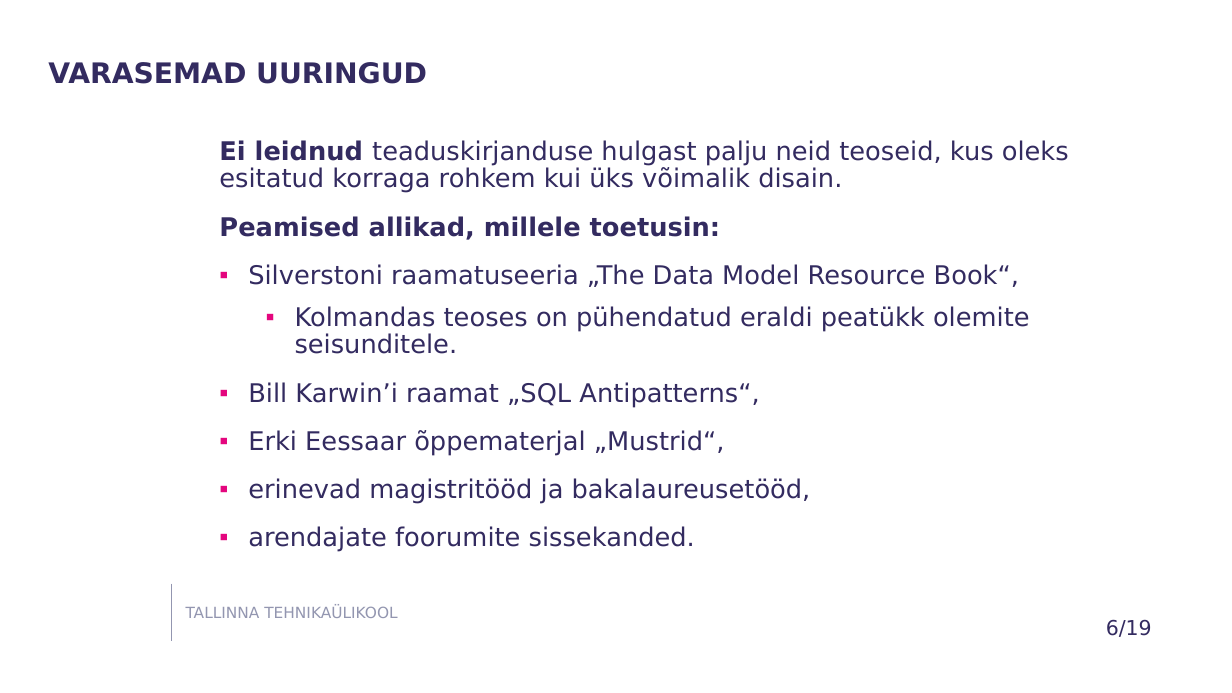
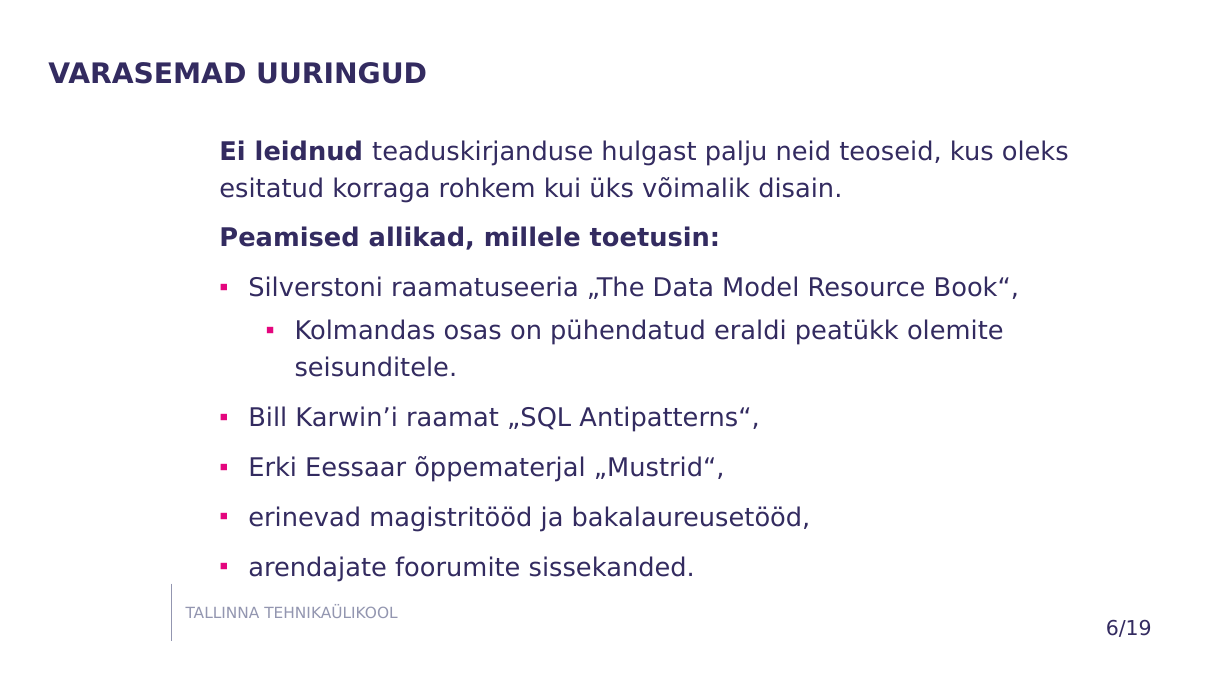
Before and after one commit to susannapeek1/SEISUNDITE-ESITAMINE-SQL-ANDMEBAASIDES, a slide deck: slide 6 of Ettekanne/Esitlus_Infosüsteemi_põhiolemite_seisundite_esitamine_SQL-Andmebaasides_Susanna_Peek.pptx. Drawn at 1232x693 pixels with LibreOffice and Linux fonts; fonts in the diff are those of the drawing; background and template pictures are left out. Boxes give left, top, right and bottom in pixels: in the first picture for what was removed or moved away, otherwise in the second. Text is boxed around its words. In the diff, an @@ line names an element or a change of style, - is before the commit and + after.

```diff
--- a/Ettekanne/Esitlus_Infosüsteemi_põhiolemite_seisundite_esitamine_SQL-Andmebaasides_Susanna_Peek.pptx
+++ b/Ettekanne/Esitlus_Infosüsteemi_põhiolemite_seisundite_esitamine_SQL-Andmebaasides_Susanna_Peek.pptx
@@ text at box(219, 140, 1069, 532): line spacing 0.9 to 1.2; less space between paragraphs @@
@@ text at box(295, 319, 1004, 377): text changed @@
-  ▪ Kolmandas teoses on pühendatud eraldi peatükk olemite seisunditele.
+  ▪ Kolmandas osas on pühendatud eraldi peatükk olemite seisunditele.
```
Also in this commit, not shown: 22 other slides changed.
